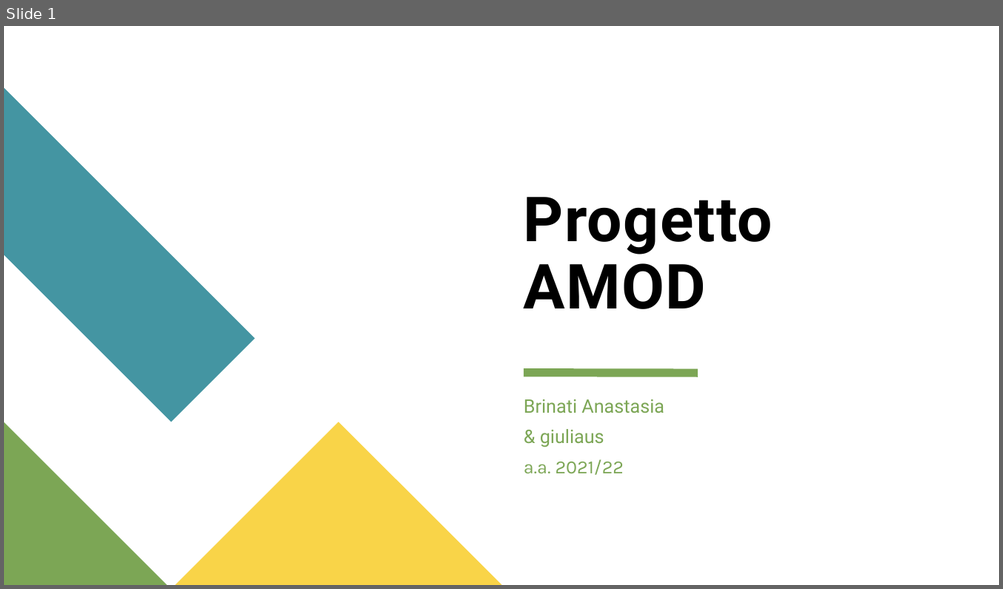
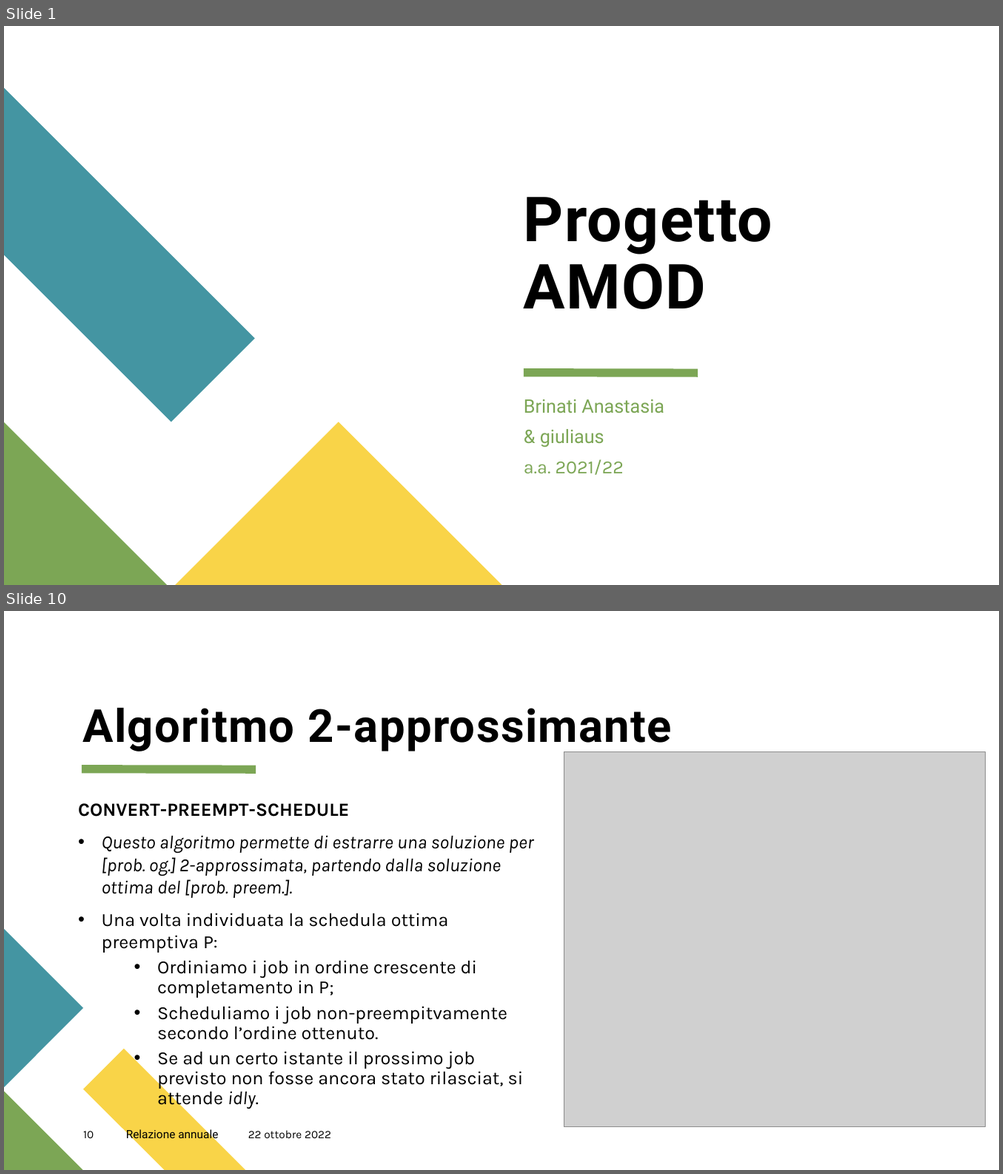
Before and after one commit to GiulioAppetito/Progetto-AMOD-21-22, a slide deck: Presentazione Progetto AMOD.pptx. Shown one above the other, each under a label of ours: slide 1 before the commit, slides 1 and 10 after it; the slides between them are not shown. The pictures are 1003x589 and 1003x1174 pixels, drawn with LibreOffice and Linux fonts; fonts in the diff are those of the drawing; grey boxes stand for pictures. Boxes give left, top, right and bottom in pixels: in the first picture for what was removed or moved away, otherwise in the second. Text is boxed around its words. In the diff, an @@ line names an element or a change of style, - is before the commit and + after.

```diff
--- a/Presentazione Progetto AMOD.pptx
+++ b/Presentazione Progetto AMOD.pptx
@@ slide 10 added at bbox=[4, 611, 999, 1170], background #FFFFFF @@
@@ title added at bbox=[82, 707, 671, 753], 44 pt, text #000000, bold @@
+Algoritmo 2-approssimante
@@ picture added at bbox=[563, 752, 985, 1128] @@
@@ line added from (82, 769) to (256, 769), #7CA655 8 pt @@
@@ text added at bbox=[78, 803, 534, 1110], 18 pt, text #000000 @@
+CONVERT-PREEMPT-SCHEDULE
+• Questo algoritmo permette di estrarre una soluzione per [prob. og.] 2-approssimata, partendo dalla soluzione ottima del [prob. preem.].
+• Una volta individuata la schedula ottima preemptiva P:
+  • Ordiniamo i job in ordine crescente di completamento in P;
+  • Scheduliamo i job non-preempitvamente secondo l’ordine ottenuto.
+  • Se ad un certo istante il prossimo job previsto non fosse ancora stato rilasciat, si attende idly.
@@ freeform shape added at bbox=[4, 930, 83, 1088], fill #4495A2 @@
@@ freeform shape added at bbox=[83, 1049, 245, 1170], fill #F9D448 @@
@@ freeform shape added at bbox=[4, 1091, 83, 1170], fill #7CA655 @@
@@ page number added at bbox=[83, 1131, 94, 1139], 11 pt, text #000000 @@
+10
@@ text added at bbox=[126, 1128, 218, 1142], 11 pt, text #000000 @@
+Relazione annuale
@@ text added at bbox=[248, 1130, 331, 1139], 11 pt, text #000000 @@
+22 ottobre 2022
```
Also in this commit, not shown: 11 slides changed, 4 other slides added, 2 slides removed, 1 other file.
